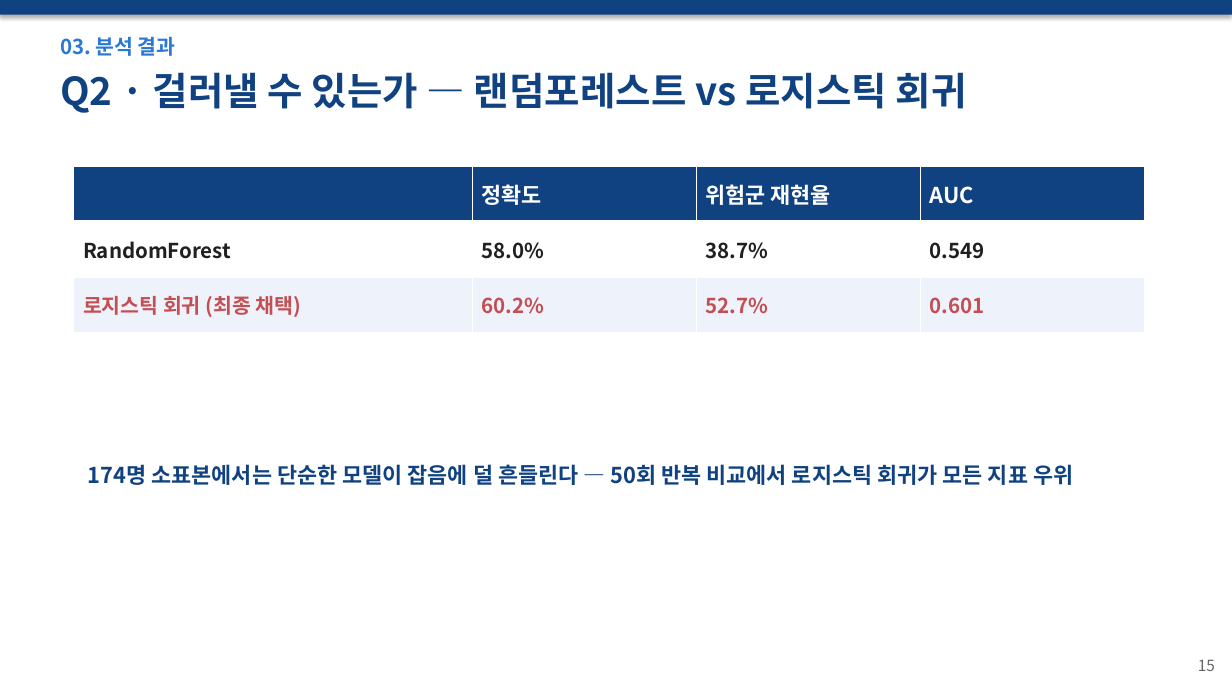
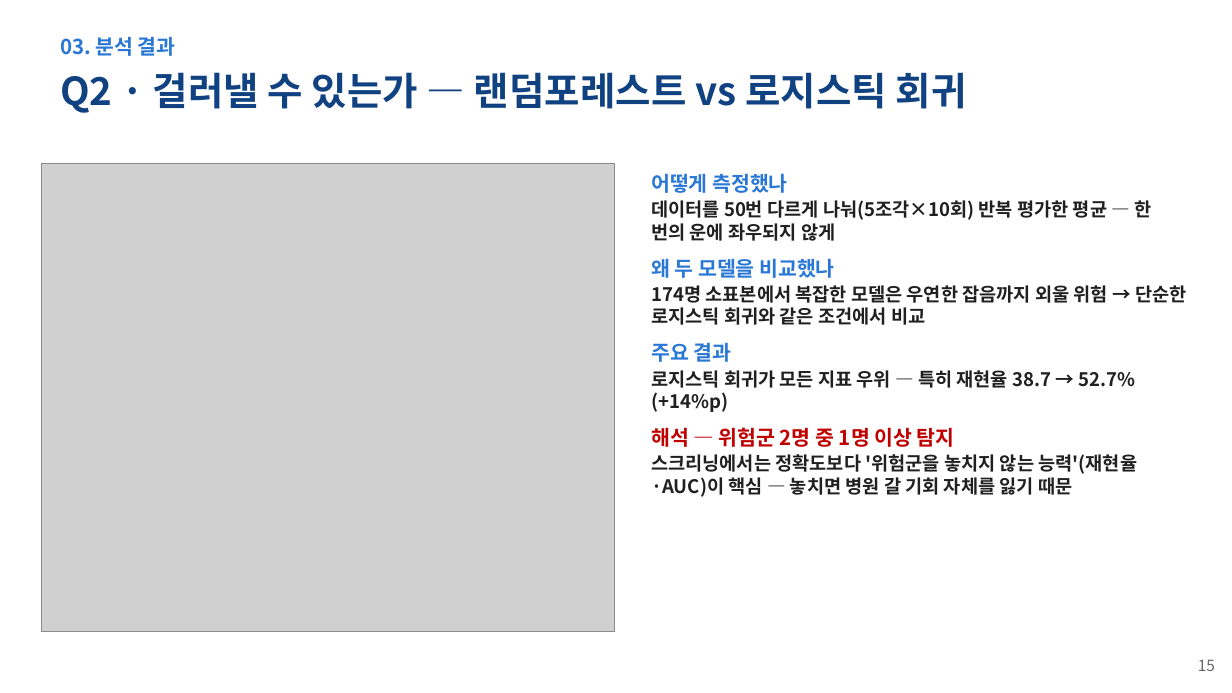
Before and after one commit to wpalswpa/dementia-screening, a slide deck: slide 14 of 발표자료_최종본_v6.pptx. Drawn at 1232x693 pixels with LibreOffice and Linux fonts; fonts in the diff are those of the drawing; grey boxes stand for pictures. Boxes give left, top, right and bottom in pixels: in the first picture for what was removed or moved away, otherwise in the second. Text is boxed around its words. In the diff, an @@ line names an element or a change of style, - is before the commit and + after.

Commit message:
발표자료: 11 전처리(문제-처리-이유), 14 Q2(비교 차트+선정이유 빌드업), 16 Q4(의심-검증-결과-조치) 재구성 + 폰트 재적용

```diff
--- a/발표자료_최종본_v6.pptx
+++ b/발표자료_최종본_v6.pptx
@@ rectangle removed at (0, 0, 1232, 15) @@
@@ picture added at (42, 163, 615, 631) @@
@@ table removed at (74, 166, 1143, 470), 3 rows, 4 columns @@
- | 정확도 | 위험군 재현율 | AUC
-RandomForest | 58.0% | 38.7% | 0.549
-로지스틱 회귀 (최종 채택) | 60.2% | 52.7% | 0.601
@@ text added at (651, 173, 1186, 497), 14.5 pt, text #202020, bold @@
+어떻게 측정했나
+데이터를 50번 다르게 나눠(5조각×10회) 반복 평가한 평균 — 한 번의 운에 좌우되지 않게
+왜 두 모델을 비교했나
+174명 소표본에서 복잡한 모델은 우연한 잡음까지 외울 위험 → 단순한 로지스틱 회귀와 같은 조건에서 비교
+주요 결과
+로지스틱 회귀가 모든 지표 우위 — 특히 재현율 38.7 → 52.7%(+14%p)
+해석 — 위험군 2명 중 1명 이상 탐지
+스크리닝에서는 정확도보다 '위험군을 놓치지 않는 능력'(재현율·AUC)이 핵심 — 놓치면 병원 갈 기회 자체를 잃기 때문
@@ text removed at (88, 464, 1073, 485) @@
-174명 소표본에서는 단순한 모델이 잡음에 덜 흔들린다 — 50회 반복 비교에서 로지스틱 회귀가 모든 지표 우위
```
Also in this commit, not shown: 11 other slides changed, 1 other file.
